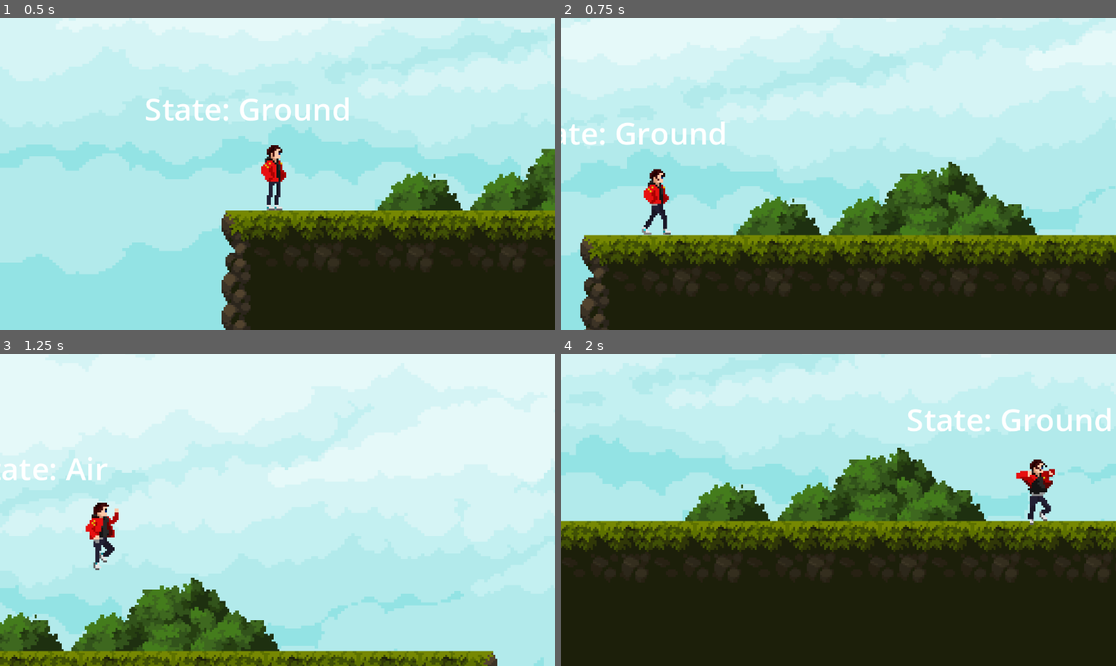
Above: before the commit, frames 1-4 (two rows, left to right).
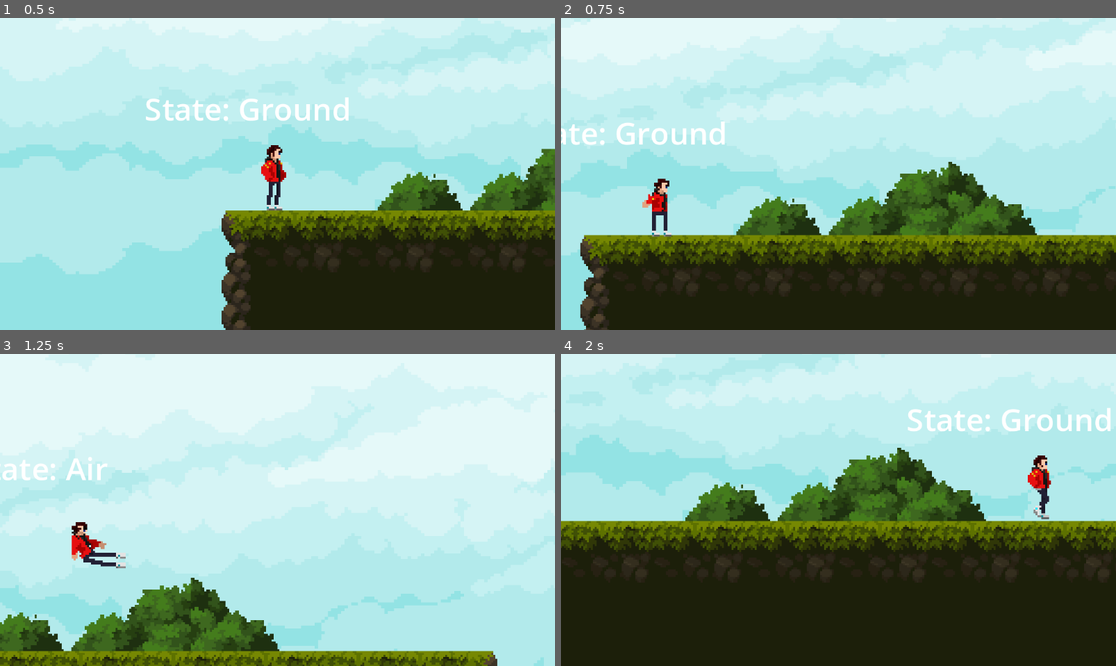
Above: after the commit, the same moments.

Repository: Chackal099/ProjetoPursuit
Game: Godot game, scene res://Levels/test_level.tscn
Same seed, same stepped clock (60 frames per second), same inputs: the game is played once before the commit and once after it.
Inputs (mouse positions are in pixels of both pictures, inside the frame that each line leads up to):
- Up to frame 1 (0.5 s): no input
- Up to frame 2 (0.75 s): move the mouse to (960, 158) at 0.52 s; hold D (right) from 0.53 s (still down); hold S (crouch) from 0.53 s (still down)
- Up to frame 3 (1.25 s): keep holding D (right); keep holding S (crouch); tap Space (jump) at 0.77 s
- Up to frame 4 (2 s): keep holding D (right); move the mouse to (727, 525) at 1.27 s; release S (crouch) at 1.28 s; tap S (crouch) at 1.35 s; tap Space (jump) at 1.52 s

Frame 1 is identical in both runs. In frame 2, 0.6% of the frame differs, in the area x 14-20%, y 48-71%; in frame 3, 1.2%, in the area x 12-23%, y 47-70%; in frame 4, 0.7%.

Commit message:
Slide and Duckwalk animations
Slide and Duckwalk Animations ready, but:
When Running, after duckwalking the animation goes to walking animation

Diff:
--- a/Character/GroundState.gd
+++ b/Character/GroundState.gd
@@ -7,6 +7,8 @@
 
 @export var sprint_animation : String = "sprint"
 @export var jump_animation : String = "jump"
+@export var duckwalk_animation : String = "duckwalk"
+@export var move_animation : String = "move"
 
 @onready var state_machine : CharacterStateMachine = $/root/TestLevel/player2/CharacterStateMachine
 
@@ -16,8 +18,13 @@
 			character.velocity.x = character.direction.x * character.WalkSpeed
 			if Input.is_action_pressed("crouch"):
 				character.velocity.x = character.direction.x * character.CrouchSpeed
+				playback.travel(duckwalk_animation)
+			elif Input.is_action_just_released("crouch"):
+				playback.travel(move_animation)
 		else:
 			character.velocity.x = move_toward(character.velocity.x, 0, character.WalkSpeed)
+			if Input.is_action_just_released("crouch"):
+				playback.travel(move_animation)
 
 
 func state_input(event : InputEvent):
--- a/Character/RunningState.gd
+++ b/Character/RunningState.gd
@@ -9,6 +9,9 @@
 @export var slide_friction : float = 5.0
 
 @export var move_animation : String = "move"
+@export var slide_animation : String = "slide"
+@export var duckwalk_animation : String = "duckwalk"
+
 
 @onready var state_machine : CharacterStateMachine = $/root/TestLevel/player2/CharacterStateMachine
 
@@ -31,11 +34,14 @@
 		ground_state.jump()
 
 func slide():
+	playback.travel(slide_animation)
 	character.velocity.x = character.direction.x * slide_counter
 	if character.velocity.x != 0:
 		slide_counter -= slide_friction
 	else:
 		character.velocity.x = character.direction.x * character.CrouchSpeed
+		playback.travel(duckwalk_animation)
+
 
 
 
--- a/Character/player2.tscn
+++ b/Character/player2.tscn
@@ -10,6 +10,7 @@
 [ext_resource type="Script" path="res://Character/CharacterStateMachine.gd" id="7_f3hy5"]
 [ext_resource type="Script" path="res://Character/GroundState.gd" id="8_pbsgr"]
 [ext_resource type="Texture2D" uid="uid://dhas7vdghd3yd" path="res://Art/ANIMACAO/new-run-no-gun.png" id="8_urcv2"]
+[ext_resource type="Texture2D" uid="uid://db1l3b51uhooo" path="res://Art/ANIMACAO/duckwalk.png" id="9_dxnv5"]
 [ext_resource type="Script" path="res://Character/AirState.gd" id="9_mku5u"]
 [ext_resource type="Script" path="res://Character/RunningState.gd" id="10_jbhgb"]
 [ext_resource type="Script" path="res://Character/StateDebugLabel.gd" id="11_oitya"]
@@ -431,6 +432,47 @@
 "values": [ExtResource("5_34641")]
 }
 
+[sub_resource type="Animation" id="Animation_it6dr"]
+resource_name = "Sprint"
+length = 0.6
+loop_mode = 1
+tracks/0/type = "value"
+tracks/0/imported = false
+tracks/0/enabled = true
+tracks/0/path = NodePath("Sprite2D:texture")
+tracks/0/interp = 1
+tracks/0/loop_wrap = true
+tracks/0/keys = {
+"times": PackedFloat32Array(0),
+"transitions": PackedFloat32Array(1),
+"update": 1,
+"values": [ExtResource("8_urcv2")]
+}
+tracks/1/type = "value"
+tracks/1/imported = false
+tracks/1/enabled = true
+tracks/1/path = NodePath("Sprite2D:hframes")
+tracks/1/interp = 1
+tracks/1/loop_wrap = true
+tracks/1/keys = {
+"times": PackedFloat32Array(0),
+"transitions": PackedFloat32Array(1),
+"update": 1,
+"values": [6]
+}
+tracks/2/type = "value"
+tracks/2/imported = false
+tracks/2/enabled = true
+tracks/2/path = NodePath("Sprite2D:frame")
+tracks/2/interp = 1
+tracks/2/loop_wrap = true
+tracks/2/keys = {
+"times": PackedFloat32Array(0, 0.1, 0.2, 0.3, 0.4, 0.5),
+"transitions": PackedFloat32Array(1, 1, 1, 1, 1, 1),
+"update": 1,
+"values": [0, 1, 2, 3, 4, 5]
+}
+
 [sub_resource type="Animation" id="Animation_u5maj"]
 resource_name = "Walk"
 length = 0.5
@@ -472,9 +514,49 @@
 "values": [0, 1, 2, 3, 4]
 }
 
-[sub_resource type="Animation" id="Animation_it6dr"]
-resource_name = "Sprint"
+[sub_resource type="Animation" id="Animation_j86pa"]
+resource_name = "Slide"
 length = 0.6
+tracks/0/type = "value"
+tracks/0/imported = false
+tracks/0/enabled = true
+tracks/0/path = NodePath("Sprite2D:texture")
+tracks/0/interp = 1
+tracks/0/loop_wrap = true
+tracks/0/keys = {
+"times": PackedFloat32Array(0),
+"transitions": PackedFloat32Array(1),
+"update": 1,
+"values": [ExtResource("4_hui53")]
+}
+tracks/1/type = "value"
+tracks/1/imported = false
+tracks/1/enabled = true
+tracks/1/path = NodePath("Sprite2D:hframes")
+tracks/1/interp = 1
+tracks/1/loop_wrap = true
+tracks/1/keys = {
+"times": PackedFloat32Array(0),
+"transitions": PackedFloat32Array(1),
+"update": 1,
+"values": [3]
+}
+tracks/2/type = "value"
+tracks/2/imported = false
+tracks/2/enabled = true
+tracks/2/path = NodePath("Sprite2D:frame")
+tracks/2/interp = 1
+tracks/2/loop_wrap = true
+tracks/2/keys = {
+"times": PackedFloat32Array(0, 0.1, 0.2),
+"transitions": PackedFloat32Array(1, 1, 1),
+"update": 1,
+"values": [0, 1, 2]
+}
+
+[sub_resource type="Animation" id="Animation_yh6cq"]
+resource_name = "DuckWalk"
+length = 0.4
 loop_mode = 1
 tracks/0/type = "value"
 tracks/0/imported = false
@@ -486,7 +568,7 @@
 "times": PackedFloat32Array(0),
 "transitions": PackedFloat32Array(1),
 "update": 1,
-"values": [ExtResource("8_urcv2")]
+"values": [ExtResource("9_dxnv5")]
 }
 tracks/1/type = "value"
 tracks/1/imported = false
@@ -498,7 +580,7 @@
 "times": PackedFloat32Array(0),
 "transitions": PackedFloat32Array(1),
 "update": 1,
-"values": [6]
+"values": [2]
 }
 tracks/2/type = "value"
 tracks/2/imported = false
@@ -507,20 +589,25 @@
 tracks/2/interp = 1
 tracks/2/loop_wrap = true
 tracks/2/keys = {
-"times": PackedFloat32Array(0, 0.1, 0.2, 0.3, 0.4, 0.5),
-"transitions": PackedFloat32Array(1, 1, 1, 1, 1, 1),
-"update": 1,
-"values": [0, 1, 2, 3, 4, 5]
+"times": PackedFloat32Array(0, 0.1),
+"transitions": PackedFloat32Array(1, 1),
+"update": 1,
+"values": [0, 1]
 }
 
 [sub_resource type="AnimationLibrary" id="AnimationLibrary_g56m7"]
 _data = {
+"DuckWalk": SubResource("Animation_yh6cq"),
 "Idle": SubResource("Animation_wnusp"),
 "JumpStart": SubResource("Animation_oi4rr"),
 "RESET": SubResource("Animation_oiexo"),
+"Slide": SubResource("Animation_j86pa"),
 "Sprint": SubResource("Animation_it6dr"),
 "Walk": SubResource("Animation_u5maj")
 }
+
+[sub_resource type="AnimationNodeAnimation" id="AnimationNodeAnimation_4cufm"]
+animation = &"DuckWalk"
 
 [sub_resource type="AnimationNodeAnimation" id="AnimationNodeAnimation_d8ega"]
 animation = &"JumpStart"
@@ -543,6 +630,9 @@
 blend_point_2/pos = 1.0
 blend_mode = 1
 
+[sub_resource type="AnimationNodeAnimation" id="AnimationNodeAnimation_kh453"]
+animation = &"Slide"
+
 [sub_resource type="AnimationNodeAnimation" id="AnimationNodeAnimation_0dgyu"]
 animation = &"Sprint"
 
@@ -559,15 +649,30 @@
 
 [sub_resource type="AnimationNodeStateMachineTransition" id="AnimationNodeStateMachineTransition_xc4ue"]
 
+[sub_resource type="AnimationNodeStateMachineTransition" id="AnimationNodeStateMachineTransition_x6gh2"]
+
+[sub_resource type="AnimationNodeStateMachineTransition" id="AnimationNodeStateMachineTransition_7yysx"]
+
+[sub_resource type="AnimationNodeStateMachineTransition" id="AnimationNodeStateMachineTransition_lc3np"]
+
+[sub_resource type="AnimationNodeStateMachineTransition" id="AnimationNodeStateMachineTransition_16eh5"]
+
+[sub_resource type="AnimationNodeStateMachineTransition" id="AnimationNodeStateMachineTransition_wkxhg"]
+
 [sub_resource type="AnimationNodeStateMachine" id="AnimationNodeStateMachine_vpnyb"]
+states/DuckWalk/node = SubResource("AnimationNodeAnimation_4cufm")
+states/DuckWalk/position = Vector2(534, 33.8596)
 states/JumpStart/node = SubResource("AnimationNodeAnimation_d8ega")
-states/JumpStart/position = Vector2(466, 40)
+states/JumpStart/position = Vector2(330, 27)
 states/Move/node = SubResource("AnimationNodeBlendSpace1D_bsnls")
 states/Move/position = Vector2(466, 112)
+states/Slide/node = SubResource("AnimationNodeAnimation_kh453")
+states/Slide/position = Vector2(738, 40)
 states/Sprint/node = SubResource("AnimationNodeAnimation_0dgyu")
 states/Sprint/position = Vector2(627, 112)
 states/Start/position = Vector2(163, 100)
-transitions = ["Start", "Move", SubResource("AnimationNodeSt …(298 unchanged characters)… mationNodeStateMachineTransition_xc4ue")]
+transitions = ["Start", "Move", SubResource("AnimationNodeSt …(298 unchanged characters)… mationNodeStateMachineTransition_xc4ue"), "Sprint", "Slide", SubResource("AnimationNodeStateMachineTransition_x6gh2"), "Slide", "Sprint", SubResource("AnimationNodeStateMachineTransition_7yysx"), "Slide", "DuckWalk", SubResource("AnimationNodeStateMachineTransition_lc3np"), "DuckWalk", "Move", SubResource("AnimationNodeStateMachineTransition_16eh5"), "Move", "DuckWalk", SubResource("AnimationNodeStateMachineTransition_wkxhg")]
+graph_offset = Vector2(0, -40.1404)
 
 [node name="CharacterBody2D" type="CharacterBody2D"]
 script = ExtResource("1_u2umo")
@@ -610,6 +715,8 @@
 running_state = NodePath("../Running")
 sprint_animation = "Sprint"
 jump_animation = "JumpStart"
+duckwalk_animation = "DuckWalk"
+move_animation = "Move"
 
 [node name="Air" type="Node" parent="CharacterStateMachine" node_paths=PackedStringArray("ground_state", "running_state")]
 script = ExtResource("9_mku5u")
@@ -622,6 +729,8 @@
 ground_state = NodePath("../Ground")
 air_state = NodePath("../Air")
 move_animation = "Move"
+slide_animation = "Slide"
+duckwalk_animation = "DuckWalk"
 
 [node name="StateDebugLabel" type="Label" parent="." node_paths=PackedStringArray("state_machine")]
 offset_left = -69.0
Binary file changed: Art/ANIMACAO/Slide.png
Binary file added: Art/ANIMACAO/duckwalk.png
Not shown, added: Art/ANIMACAO/duckwalk.png.import
Not shown: 1 places in Character/player2.tscn that only renumber resources
